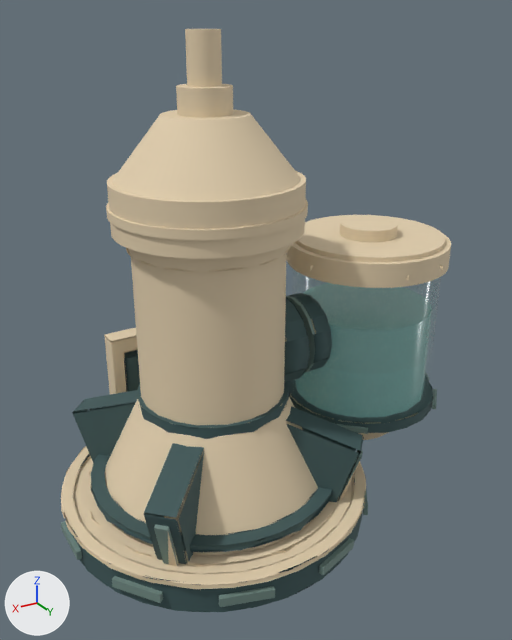
What one commit did to the glTF model assets/kit/labkit/Vat_T1.glb.
Before and after are seen from a 50 mm lens placed at (3.11, 6.1, 5.3), pointed at (-0.52, 0.05, 2.28). Arrows for +X, +Y and +Z are at lower left; the lights stay in place. The picture after the commit comes second. Vertices at exactly the same position are counted once.

The first picture shows 'Vat_T1'.
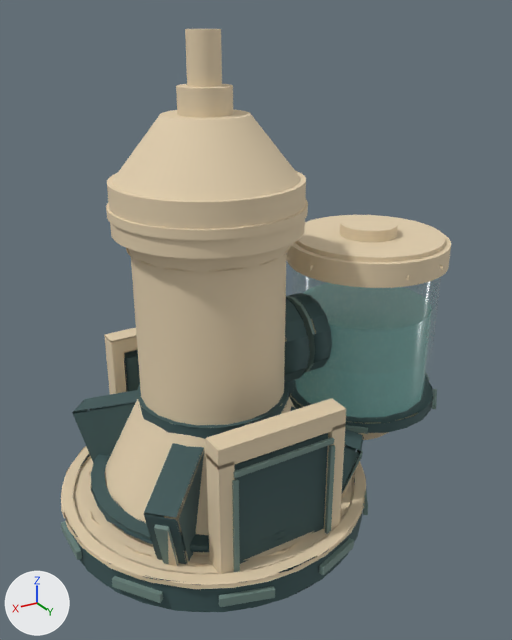
The edits, one by one:
me_vat_t1 is used by ob_vat_t1; location (0.0, 0.0, 0.0).
me_vat_t1 had 4470 vertices, 5468 faces and spanned x -3.13..1.74, y -1.74..1.74, z -0.02..5.19.
me_vat_t1 now has 4526 vertices, 5552 faces and spans x -3.13..1.74, y -1.74..1.74, z -0.02..5.19.
me_vat_t1 part 1: a new loose piece, a box spanning x -0.55..0.55, y 1.18..1.38, z 0.06..1.56, in mat_os_dark (dark cyan #3d5758).
me_vat_t1 part 2: a new loose piece, a box spanning x 0.54..0.7, y 1.2..1.44, z 0.06..1.66, in mat_os_steel (beige #e2cfae).
me_vat_t1 part 3: a new loose piece, a box spanning x -0.7..-0.54, y 1.2..1.44, z 0.06..1.66, in mat_os_steel (beige #e2cfae).
me_vat_t1 part 4: a new loose piece, a box spanning x -0.7..0.7, y 1.2..1.44, z 1.62..1.82, in mat_os_steel (beige #e2cfae).
me_vat_t1 part 5: a new loose piece, a box spanning x 0.515..0.565, y 1.43..1.47, z 0.16..1.46, in mat_os_detail (greyish green #718a83).
me_vat_t1 part 6: a new loose piece, a box spanning x -0.565..-0.515, y 1.43..1.47, z 0.16..1.46, in mat_os_detail (greyish green #718a83).
me_vat_t1 part 7: a new loose piece, a box spanning x -0.55..0.55, y 1.43..1.47, z 1.495..1.545, in mat_os_detail (greyish green #718a83).

Boxes (x1, y1, x2, y2) around the edits, measured in the pictures (512 x 640 px):
part 1 of me_vat_t1, added: after (234, 433, 328, 564)
part 2 of me_vat_t1, added: after (206, 454, 235, 574)
part 3 of me_vat_t1, added: after (324, 423, 346, 530)
part 4 of me_vat_t1, added: after (206, 398, 346, 470)
part 5 of me_vat_t1, added: after (232, 478, 240, 572)
part 6 of me_vat_t1, added: after (325, 445, 335, 534)
part 7 of me_vat_t1, added: after (234, 437, 335, 478)
